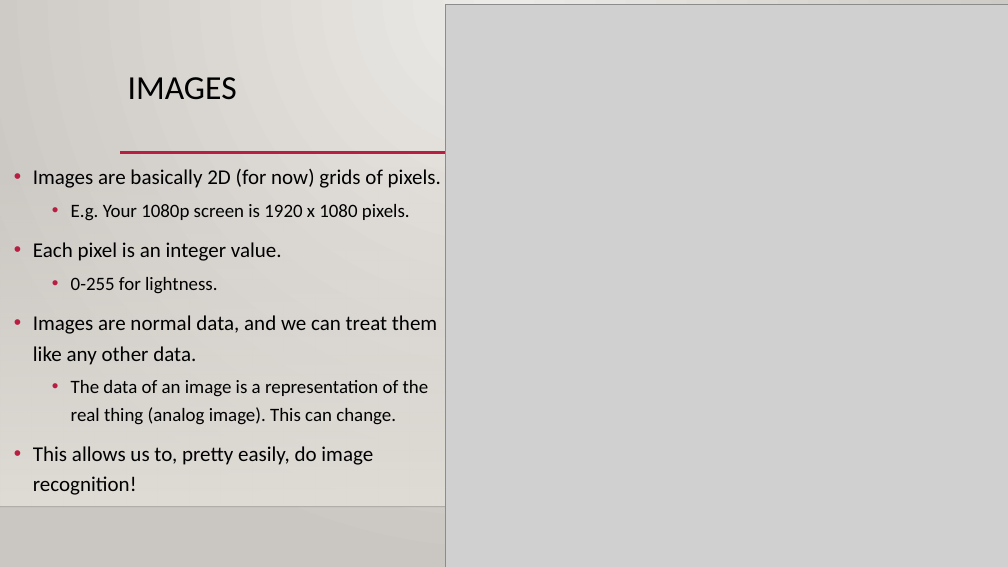
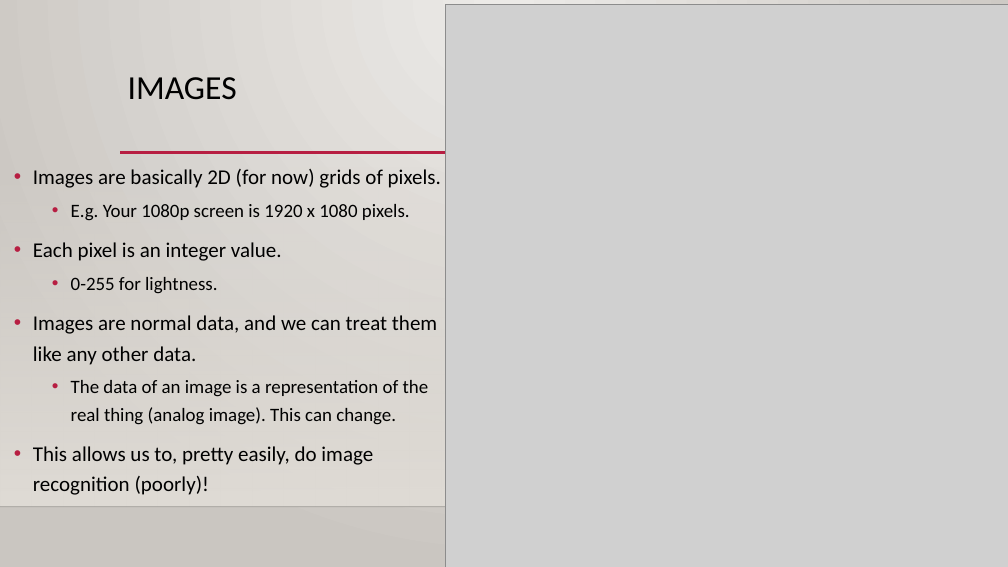
Before and after one commit to AkeemSemperDataScience/Intro_to_Machine_Learning_Students, a slide deck: slide 29 of reference_content/Slides/008_Log_Reg_Images.pptx (slide 28 before the commit). Drawn at 1008x567 pixels with LibreOffice and Linux fonts; fonts in the diff are those of the drawing; grey boxes stand for pictures; background and template pictures are left out. Boxes give left, top, right and bottom in pixels: in the first picture for what was removed or moved away, otherwise in the second. Text is boxed around its words. In the diff, an @@ line names an element or a change of style, - is before the commit and + after.

```diff
--- a/reference_content/Slides/008_Log_Reg_Images.pptx
+++ b/reference_content/Slides/008_Log_Reg_Images.pptx
@@ text at box(33, 446, 373, 495): text changed @@
-• This allows us to, pretty easily, do image recognition!
+• This allows us to, pretty easily, do image recognition (poorly)!
```
Also in this commit, not shown: 3 other slides changed, 1 slide added, 2 other files.
